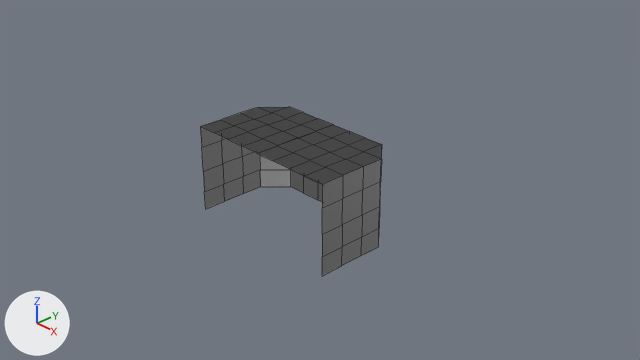
Two versions of the Blender file Assets/Models/net.blend, one commit apart.
Both versions are drawn from the file's camera 'Camera'. Lighting does not change. The marker at lower left points along +X, +Y and +Z. Mesh edges are drawn as thin lines.
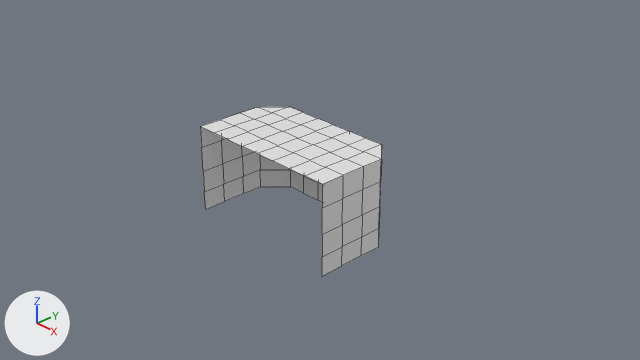
What differs and where, as boxes [x1, y1, x2, y2] in the pictures (640 x 360 px):
'Cube', reshaped, modifiers changed: [200, 107, 382, 276] in both
part 1 of me_cube, deleted: before [200, 107, 382, 276]

The edits, one by one:
me_cube has 112 vertices, 88 faces and spans x -0.004..1.106, y -1.0..0.242, z -0.553..0.622.
me_cube is used by ob_cube; location (0.0, 0.0, 0.0).
me_cube part 1: the loose piece of 56 vertices spanning x -0.004..1.106, y -1.0..0.242, z -0.553..0.622 is deleted.
Object 'Cube' (ob_cube) has a MIRROR modifier named 'Mirror'.
Modifier setting: merge_threshold = 0.1.
